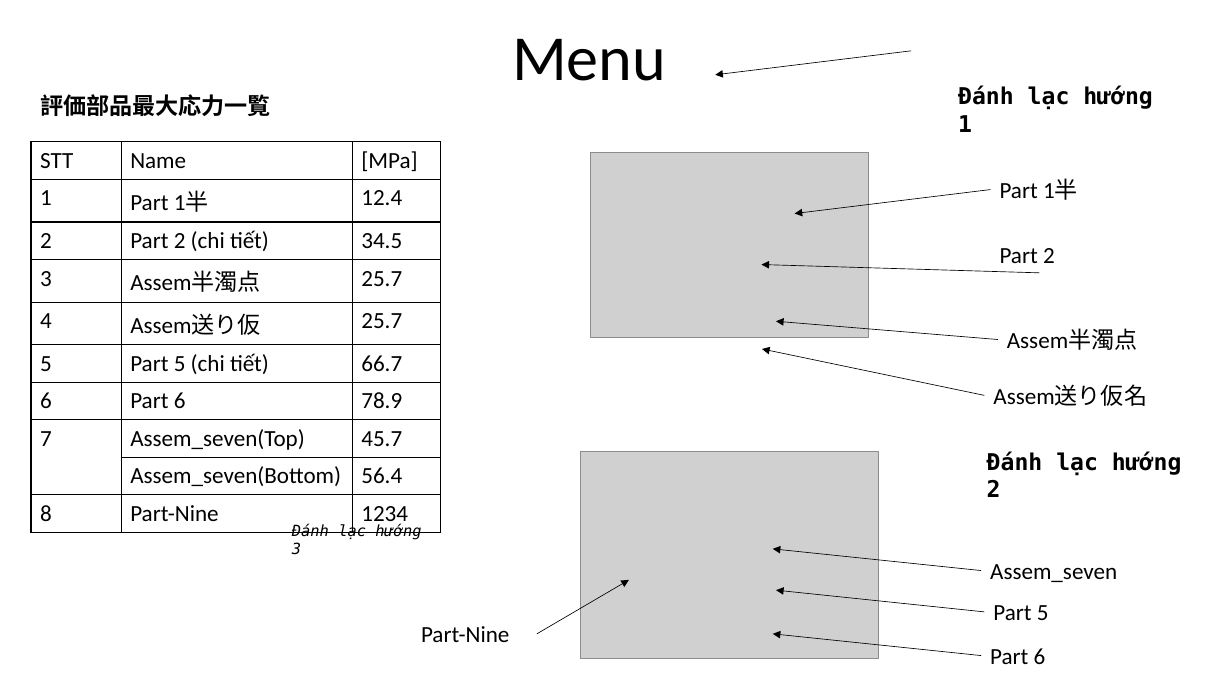
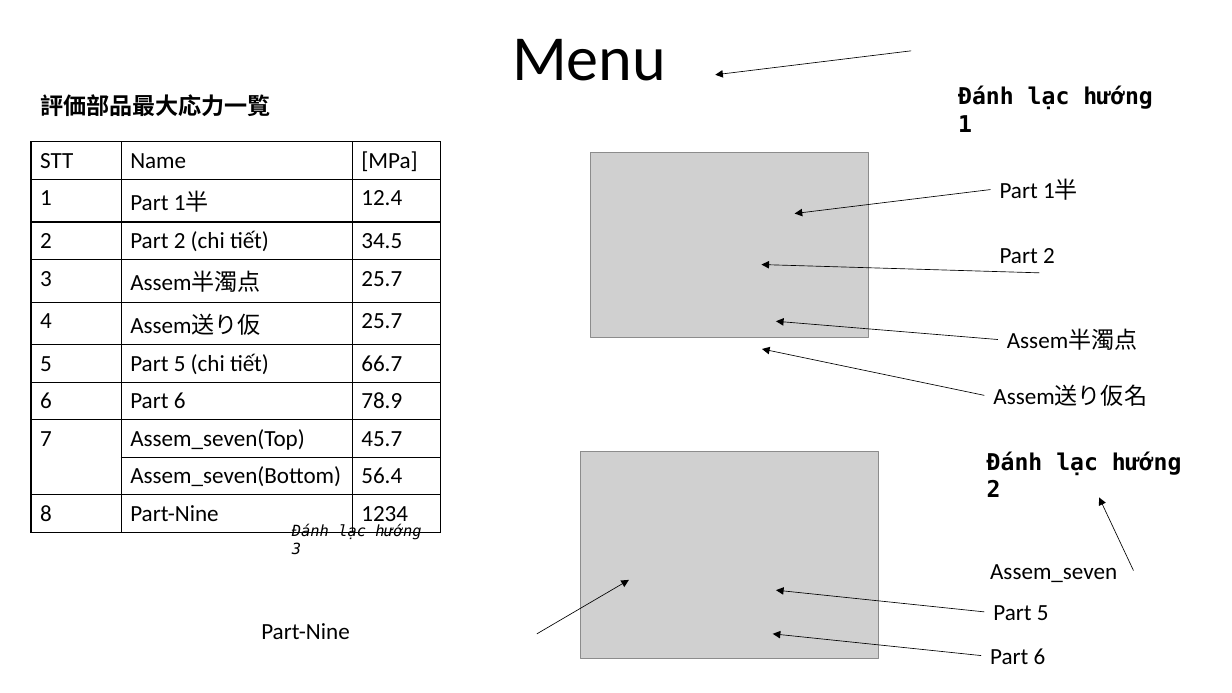
Before and after one commit to ManhNguyen241196/check_pp_du4, a slide deck: slide 1 of formcheckpp/Dummy data/Dummy_pp.pptx. Drawn at 1232x693 pixels with LibreOffice and Linux fonts; fonts in the diff are those of the drawing; grey boxes stand for pictures. Boxes give left, top, right and bottom in pixels: in the first picture for what was removed or moved away, otherwise in the second. Text is boxed around its words. In the diff, an @@ line names an element or a change of style, - is before the commit and + after.

```diff
--- a/formcheckpp/Dummy data/Dummy_pp.pptx
+++ b/formcheckpp/Dummy data/Dummy_pp.pptx
@@ arrow moved from (982, 571) - (773, 549) to (1134, 571) - (1100, 497) @@
@@ text "Part-Nine": place and size @@
-text "Part-Nine" at <box>421,626,509,642</box>
+text "Part-Nine" at <box>261,623,349,639</box>
```
Also in this commit, not shown: 2 other files.
